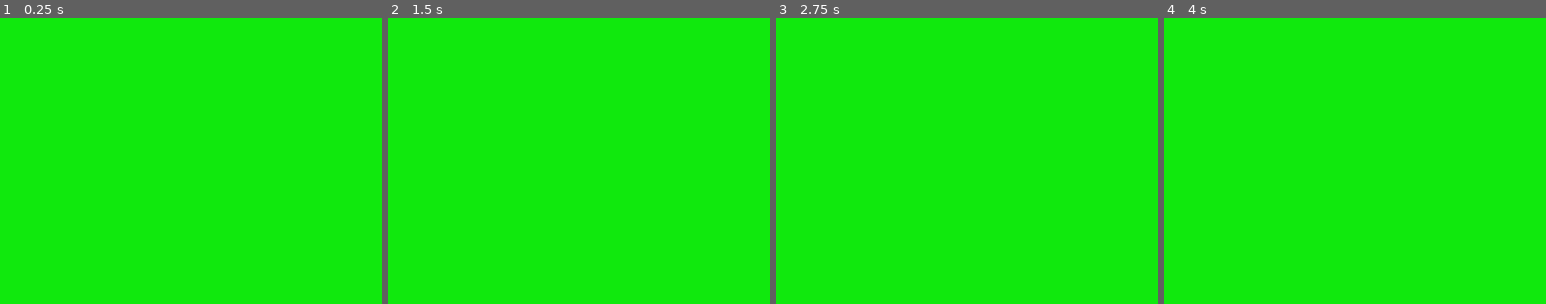
Above: before the commit, frames 1-4 (left to right).
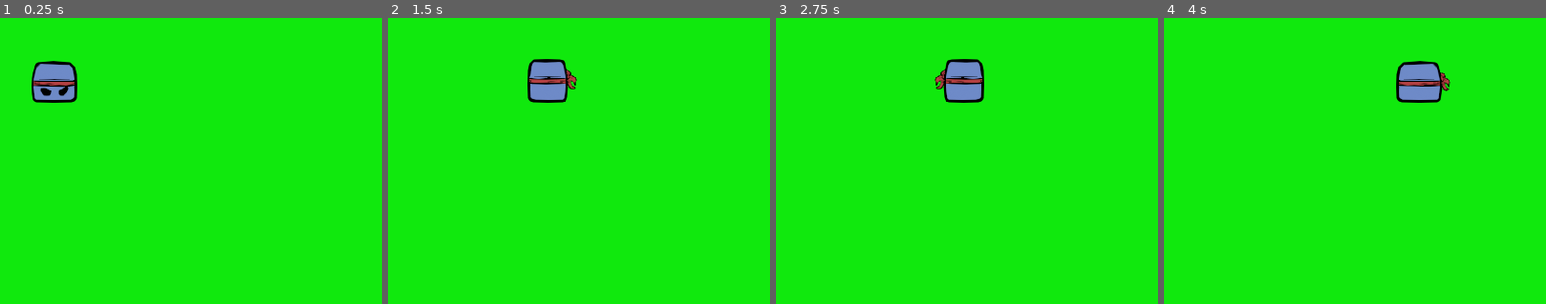
Above: after the commit, the same moments.

Repository: hipstarVenom/so-im-a-square
Game: Godot game, scene res://Scene/Main/main.tscn
Two runs of this game, one before a commit and one after it. Both use one fixed random seed, a clock stepped at 60 frames per second and the inputs below. The project has no main scene, so this scene is started directly.
Inputs:
- Up to frame 1 (0.25 s): no input
- Up to frame 2 (1.5 s): hold Right (ui_right) 0.53-1.28 s; hold Left (ui_left) from 1.28 s (still down)
- Up to frame 3 (2.75 s): release Left (ui_left) at 2.03 s; hold Right (ui_right) from 2.03 s (still down)
- Up to frame 4 (4 s): release Right (ui_right) at 3.53 s; hold Left (ui_left) from 3.53 s (still down)
The pictures show only the part of the screen within x 0-50%, y 0-50%; the shares and areas given below are measured in that part.

The runs differ from the first frame. In frame 1, 1.7% of the frame differs, in the area x 8-21%, y 15-30%; in frame 2, 1.7%; in frame 3, 1.7%; in frame 4, 1.8%, in the area x 60-75%, y 15-30%.

Commit message:
feat : animation for left and right

Diff:
--- /dev/null
+++ b/so-i-am-a-square-so-what-/Code/Player/player.gd
@@ -0,0 +1,19 @@
+extends CharacterBody2D
+
+@onready var anim = $AnimatedSprite2D
+var speed := 200
+
+func _physics_process(delta: float) -> void:
+	velocity = Vector2.ZERO
+	if Input.is_action_pressed("ui_right"):
+		velocity.x += speed
+		anim.play("move_right")
+		anim.flip_h = false
+	elif Input.is_action_pressed("ui_left"):
+		velocity.x -= speed
+		anim.play("move_right")
+		anim.flip_h=true
+	else :
+		anim.play("idle_left_right")
+
+	move_and_slide()
--- a/so-i-am-a-square-so-what-/Scene/Main/main.tscn
+++ b/so-i-am-a-square-so-what-/Scene/Main/main.tscn
@@ -1,4 +1,6 @@
-[gd_scene format=3 uid="uid://by1q6un7dxqu6"]
+[gd_scene load_steps=2 format=3 uid="uid://by1q6un7dxqu6"]
+
+[ext_resource type="PackedScene" uid="uid://cmihqqysnk21k" path="res://Scene/Player/player.tscn" id="1_ajaps"]
 
 [node name="main" type="Node2D"]
 
@@ -7,5 +9,7 @@
 offset_bottom = 599.0
 color = Color(0.0638384, 0.916449, 0.0539281, 1)
 
+[node name="player" parent="." instance=ExtResource("1_ajaps")]
+
 [node name="Camera2D" type="Camera2D" parent="."]
 position = Vector2(403, 300)
--- a/so-i-am-a-square-so-what-/Scene/Player/player.tscn
+++ b/so-i-am-a-square-so-what-/Scene/Player/player.tscn
@@ -1,7 +1,208 @@
-[gd_scene load_steps=3 format=3 uid="uid://cmihqqysnk21k"]
+[gd_scene load_steps=29 format=3 uid="uid://cmihqqysnk21k"]
+
+[ext_resource type="Texture2D" uid="uid://qr4goguxuf3m" path="res://Assets/Spritesheets/hero.png" id="1_67a6e"]
+[ext_resource type="Script" uid="uid://4apjupuxarol" path="res://Code/Player/player.gd" id="1_yic5t"]
+
+[sub_resource type="AtlasTexture" id="AtlasTexture_2udht"]
+atlas = ExtResource("1_67a6e")
+region = Rect2(0, 0, 128, 128)
+
+[sub_resource type="AtlasTexture" id="AtlasTexture_mdd7t"]
+atlas = ExtResource("1_67a6e")
+region = Rect2(128, 0, 128, 128)
+
+[sub_resource type="AtlasTexture" id="AtlasTexture_jgkf6"]
+atlas = ExtResource("1_67a6e")
+region = Rect2(256, 0, 128, 128)
+
+[sub_resource type="AtlasTexture" id="AtlasTexture_pmsua"]
+atlas = ExtResource("1_67a6e")
+region = Rect2(384, 0, 128, 128)
+
+[sub_resource type="AtlasTexture" id="AtlasTexture_yic5t"]
+atlas = ExtResource("1_67a6e")
+region = Rect2(0, 0, 128, 128)
+
+[sub_resource type="AtlasTexture" id="AtlasTexture_uuj77"]
+atlas = ExtResource("1_67a6e")
+region = Rect2(128, 0, 128, 128)
+
+[sub_resource type="AtlasTexture" id="AtlasTexture_g0r71"]
+atlas = ExtResource("1_67a6e")
+region = Rect2(256, 0, 128, 128)
+
+[sub_resource type="AtlasTexture" id="AtlasTexture_88wa8"]
+atlas = ExtResource("1_67a6e")
+region = Rect2(384, 0, 128, 128)
+
+[sub_resource type="AtlasTexture" id="AtlasTexture_jd8gp"]
+atlas = ExtResource("1_67a6e")
+region = Rect2(512, 0, 128, 128)
+
+[sub_resource type="AtlasTexture" id="AtlasTexture_ewflj"]
+atlas = ExtResource("1_67a6e")
+region = Rect2(640, 0, 128, 128)
+
+[sub_resource type="AtlasTexture" id="AtlasTexture_2x3rd"]
+atlas = ExtResource("1_67a6e")
+region = Rect2(768, 0, 128, 128)
+
+[sub_resource type="AtlasTexture" id="AtlasTexture_usf6g"]
+atlas = ExtResource("1_67a6e")
+region = Rect2(896, 0, 128, 128)
+
+[sub_resource type="AtlasTexture" id="AtlasTexture_b00hk"]
+atlas = ExtResource("1_67a6e")
+region = Rect2(1024, 0, 128, 128)
+
+[sub_resource type="AtlasTexture" id="AtlasTexture_hklmv"]
+atlas = ExtResource("1_67a6e")
+region = Rect2(0, 128, 128, 128)
+
+[sub_resource type="AtlasTexture" id="AtlasTexture_wagb4"]
+atlas = ExtResource("1_67a6e")
+region = Rect2(128, 128, 128, 128)
+
+[sub_resource type="AtlasTexture" id="AtlasTexture_fst78"]
+atlas = ExtResource("1_67a6e")
+region = Rect2(256, 128, 128, 128)
+
+[sub_resource type="AtlasTexture" id="AtlasTexture_rkjca"]
+atlas = ExtResource("1_67a6e")
+region = Rect2(384, 128, 128, 128)
+
+[sub_resource type="AtlasTexture" id="AtlasTexture_y7m07"]
+atlas = ExtResource("1_67a6e")
+region = Rect2(512, 128, 128, 128)
+
+[sub_resource type="AtlasTexture" id="AtlasTexture_jugs6"]
+atlas = ExtResource("1_67a6e")
+region = Rect2(640, 128, 128, 128)
+
+[sub_resource type="AtlasTexture" id="AtlasTexture_w02sr"]
+atlas = ExtResource("1_67a6e")
+region = Rect2(768, 128, 128, 128)
+
+[sub_resource type="AtlasTexture" id="AtlasTexture_gfwal"]
+atlas = ExtResource("1_67a6e")
+region = Rect2(896, 128, 128, 128)
+
+[sub_resource type="AtlasTexture" id="AtlasTexture_fxbqa"]
+atlas = ExtResource("1_67a6e")
+region = Rect2(1024, 128, 128, 128)
+
+[sub_resource type="AtlasTexture" id="AtlasTexture_86p6v"]
+atlas = ExtResource("1_67a6e")
+region = Rect2(0, 256, 128, 128)
+
+[sub_resource type="AtlasTexture" id="AtlasTexture_ov7tm"]
+atlas = ExtResource("1_67a6e")
+region = Rect2(128, 256, 128, 128)
 
 [sub_resource type="SpriteFrames" id="SpriteFrames_a1qst"]
-animations = []
+animations = [{
+"frames": [{
+"duration": 1.0,
+"texture": SubResource("AtlasTexture_2udht")
+}, {
+"duration": 1.0,
+"texture": SubResource("AtlasTexture_mdd7t")
+}, {
+"duration": 1.0,
+"texture": SubResource("AtlasTexture_jgkf6")
+}, {
+"duration": 1.0,
+"texture": SubResource("AtlasTexture_pmsua")
+}],
+"loop": true,
+"name": &"idle_left_right",
+"speed": 5.0
+}, {
+"frames": [{
+"duration": 1.0,
+"texture": SubResource("AtlasTexture_yic5t")
+}, {
+"duration": 1.0,
+"texture": SubResource("AtlasTexture_uuj77")
+}, {
+"duration": 1.0,
+"texture": SubResource("AtlasTexture_g0r71")
+}, {
+"duration": 1.0,
+"texture": SubResource("AtlasTexture_88wa8")
+}],
+"loop": true,
+"name": &"move_down",
+"speed": 5.0
+}, {
+"frames": [{
+"duration": 1.0,
+"texture": SubResource("AtlasTexture_jd8gp")
+}, {
+"duration": 1.0,
+"texture": SubResource("AtlasTexture_ewflj")
+}, {
+"duration": 1.0,
+"texture": SubResource("AtlasTexture_2x3rd")
+}, {
+"duration": 1.0,
+"texture": SubResource("AtlasTexture_usf6g")
+}],
+"loop": true,
+"name": &"move_down_right",
+"speed": 5.0
+}, {
+"frames": [{
+"duration": 1.0,
+"texture": SubResource("AtlasTexture_b00hk")
+}, {
+"duration": 1.0,
+"texture": SubResource("AtlasTexture_hklmv")
+}, {
+"duration": 1.0,
+"texture": SubResource("AtlasTexture_wagb4")
+}, {
+"duration": 1.0,
+"texture": SubResource("AtlasTexture_fst78")
+}],
+"loop": true,
+"name": &"move_right",
+"speed": 5.0
+}, {
+"frames": [{
+"duration": 1.0,
+"texture": SubResource("AtlasTexture_rkjca")
+}, {
+"duration": 1.0,
+"texture": SubResource("AtlasTexture_y7m07")
+}, {
+"duration": 1.0,
+"texture": SubResource("AtlasTexture_jugs6")
+}, {
+"duration": 1.0,
+"texture": SubResource("AtlasTexture_w02sr")
+}],
+"loop": true,
+"name": &"move_up",
+"speed": 5.0
+}, {
+"frames": [{
+"duration": 1.0,
+"texture": SubResource("AtlasTexture_gfwal")
+}, {
+"duration": 1.0,
+"texture": SubResource("AtlasTexture_fxbqa")
+}, {
+"duration": 1.0,
+"texture": SubResource("AtlasTexture_86p6v")
+}, {
+"duration": 1.0,
+"texture": SubResource("AtlasTexture_ov7tm")
+}],
+"loop": true,
+"name": &"move_up_right",
+"speed": 5.0
+}]
 
 [sub_resource type="CircleShape2D" id="CircleShape2D_67a6e"]
 radius = 14.1421
@@ -9,10 +210,11 @@
 [node name="player" type="Node2D"]
 
 [node name="CharacterBody2D" type="CharacterBody2D" parent="."]
+script = ExtResource("1_yic5t")
 
 [node name="AnimatedSprite2D" type="AnimatedSprite2D" parent="CharacterBody2D"]
 sprite_frames = SubResource("SpriteFrames_a1qst")
-animation = &""
+animation = &"idle_left_right"
 centered = false
 
 [node name="CollisionShape2D" type="CollisionShape2D" parent="CharacterBody2D"]
--- a/so-i-am-a-square-so-what-/project.godot
+++ b/so-i-am-a-square-so-what-/project.godot
@@ -20,6 +20,41 @@
 window/size/viewport_height=600
 window/size/resizable=false
 
+[input]
+
+ui_left={
+"deadzone": 0.5,
+"events": [Object(InputEventKey,"resource_local_to_scene":false,"resource_name":"","device":0,"window_id":0,"alt_pressed":false,"shift_pressed":false,"ctrl_pressed":false,"meta_pressed":false,"pressed":false,"keycode":4194319,"physical_keycode":0,"key_label":0,"unicode":0,"location":0,"echo":false,"script":null)
+, Object(InputEventJoypadButton,"resource_local_to_scene":false,"resource_name":"","device":0,"button_index":13,"pressure":0.0,"pressed":false,"script":null)
+, Object(InputEventJoypadMotion,"resource_local_to_scene":false,"resource_name":"","device":0,"axis":0,"axis_value":-1.0,"script":null)
+, Object(InputEventKey,"resource_local_to_scene":false,"resource_name":"","device":-1,"window_id":0,"alt_pressed":false,"shift_pressed":false,"ctrl_pressed":false,"meta_pressed":false,"pressed":false,"keycode":0,"physical_keycode":65,"key_label":0,"unicode":97,"location":0,"echo":false,"script":null)
+]
+}
+ui_right={
+"deadzone": 0.5,
+"events": [Object(InputEventKey,"resource_local_to_scene":false,"resource_name":"","device":0,"window_id":0,"alt_pressed":false,"shift_pressed":false,"ctrl_pressed":false,"meta_pressed":false,"pressed":false,"keycode":4194321,"physical_keycode":0,"key_label":0,"unicode":0,"location":0,"echo":false,"script":null)
+, Object(InputEventJoypadButton,"resource_local_to_scene":false,"resource_name":"","device":0,"button_index":14,"pressure":0.0,"pressed":false,"script":null)
+, Object(InputEventJoypadMotion,"resource_local_to_scene":false,"resource_name":"","device":0,"axis":0,"axis_value":1.0,"script":null)
+, Object(InputEventKey,"resource_local_to_scene":false,"resource_name":"","device":-1,"window_id":0,"alt_pressed":false,"shift_pressed":false,"ctrl_pressed":false,"meta_pressed":false,"pressed":false,"keycode":0,"physical_keycode":68,"key_label":0,"unicode":100,"location":0,"echo":false,"script":null)
+]
+}
+ui_up={
+"deadzone": 0.5,
+"events": [Object(InputEventKey,"resource_local_to_scene":false,"resource_name":"","device":0,"window_id":0,"alt_pressed":false,"shift_pressed":false,"ctrl_pressed":false,"meta_pressed":false,"pressed":false,"keycode":4194320,"physical_keycode":0,"key_label":0,"unicode":0,"location":0,"echo":false,"script":null)
+, Object(InputEventJoypadButton,"resource_local_to_scene":false,"resource_name":"","device":0,"button_index":11,"pressure":0.0,"pressed":false,"script":null)
+, Object(InputEventJoypadMotion,"resource_local_to_scene":false,"resource_name":"","device":0,"axis":1,"axis_value":-1.0,"script":null)
+, Object(InputEventKey,"resource_local_to_scene":false,"resource_name":"","device":-1,"window_id":0,"alt_pressed":false,"shift_pressed":false,"ctrl_pressed":false,"meta_pressed":false,"pressed":false,"keycode":0,"physical_keycode":87,"key_label":0,"unicode":119,"location":0,"echo":false,"script":null)
+]
+}
+ui_down={
+"deadzone": 0.5,
+"events": [Object(InputEventKey,"resource_local_to_scene":false,"resource_name":"","device":0,"window_id":0,"alt_pressed":false,"shift_pressed":false,"ctrl_pressed":false,"meta_pressed":false,"pressed":false,"keycode":4194322,"physical_keycode":0,"key_label":0,"unicode":0,"location":0,"echo":false,"script":null)
+, Object(InputEventJoypadButton,"resource_local_to_scene":false,"resource_name":"","device":0,"button_index":12,"pressure":0.0,"pressed":false,"script":null)
+, Object(InputEventJoypadMotion,"resource_local_to_scene":false,"resource_name":"","device":0,"axis":1,"axis_value":1.0,"script":null)
+, Object(InputEventKey,"resource_local_to_scene":false,"resource_name":"","device":-1,"window_id":0,"alt_pressed":false,"shift_pressed":false,"ctrl_pressed":false,"meta_pressed":false,"pressed":false,"keycode":0,"physical_keycode":83,"key_label":0,"unicode":115,"location":0,"echo":false,"script":null)
+]
+}
+
 [rendering]
 
 viewport/hdr_2d=true
Renamed: so-i-am-a-square-so-what-/Assets/Sprites/Hero/idle_down_right (1).png -> so-i-am-a-square-so-what-/Assets/Sprites/Hero/down/right/idle_down_right (1).png
Not shown, changed: so-i-am-a-square-so-what-/Assets/Sprites/Hero/down/right/idle_down_right (1).png.import
Renamed: so-i-am-a-square-so-what-/Assets/Sprites/Hero/idle_down_right (2).png -> so-i-am-a-square-so-what-/Assets/Sprites/Hero/down/right/idle_down_right (2).png
Not shown, changed: so-i-am-a-square-so-what-/Assets/Sprites/Hero/down/right/idle_down_right (2).png.import
Renamed: so-i-am-a-square-so-what-/Assets/Sprites/Hero/idle_down_right (3).png -> so-i-am-a-square-so-what-/Assets/Sprites/Hero/down/right/idle_down_right (3).png
Not shown, changed: so-i-am-a-square-so-what-/Assets/Sprites/Hero/down/right/idle_down_right (3).png.import
Renamed: so-i-am-a-square-so-what-/Assets/Sprites/Hero/idle_down_right (4).png -> so-i-am-a-square-so-what-/Assets/Sprites/Hero/down/right/idle_down_right (4).png
Not shown, changed: so-i-am-a-square-so-what-/Assets/Sprites/Hero/down/right/idle_down_right (4).png.import
Not shown, changed: so-i-am-a-square-so-what-/Assets/Sprites/Hero/down/straight/idle_down (1).png.import
Renamed: so-i-am-a-square-so-what-/Assets/Sprites/Hero/idle_down (2).png -> so-i-am-a-square-so-what-/Assets/Sprites/Hero/down/straight/idle_down (2).png
Not shown, changed: so-i-am-a-square-so-what-/Assets/Sprites/Hero/down/straight/idle_down (2).png.import
Renamed: so-i-am-a-square-so-what-/Assets/Sprites/Hero/idle_down (3).png -> so-i-am-a-square-so-what-/Assets/Sprites/Hero/down/straight/idle_down (3).png
(and 25 more such lines)
